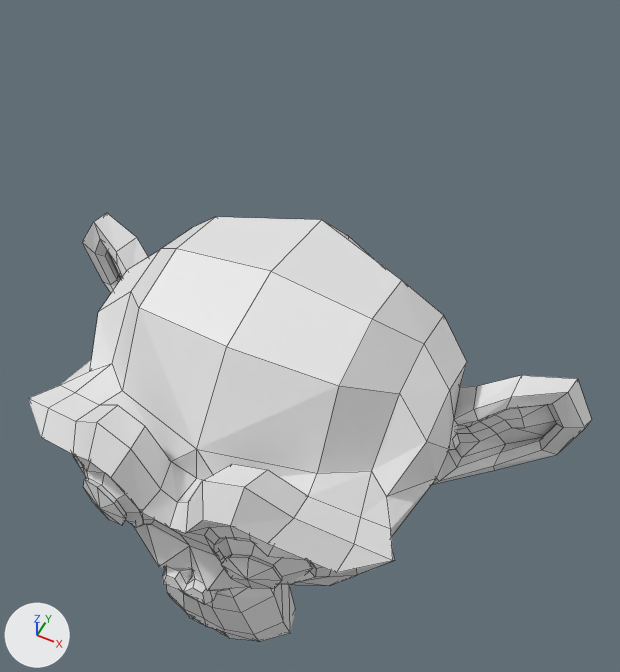
Two versions of the Blender file lattice_create.blend, one commit apart.
The view is the same before and after, from a 50 mm camera at (1.26, -2.1, 3.4) aimed at (0.04, 0.34, 0.35). Arrows for +X, +Y and +Z are at lower left; the lights stay in place. Mesh edges are drawn as thin lines.

The first picture shows 'Suzanne'.
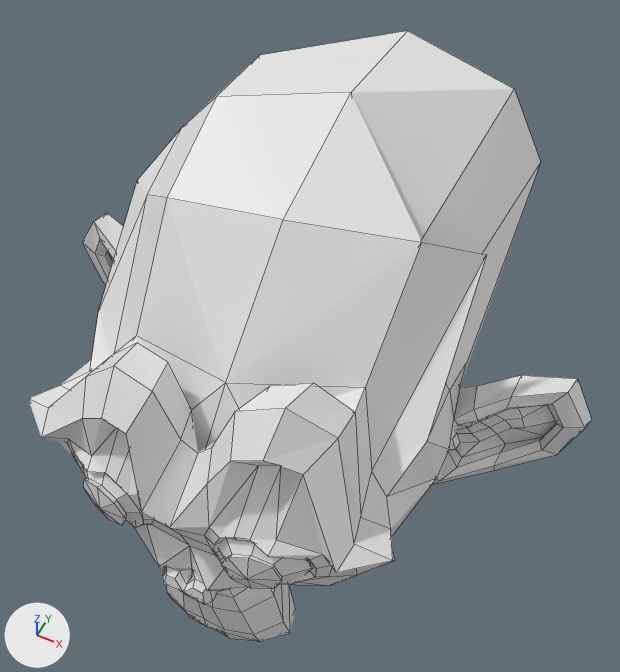
Pixel boxes (x1, y1, x2, y2) of what changed, in the pictures (620 x 672 px):
'Suzanne', modifiers changed (42% taller)
    before: (28, 213, 592, 641)
    after: (28, 31, 592, 641)

What changed in the scene script:
```text
Add lat_mylattice_037:
    lat_mylattice_037 = bpy.data.lattices.new('MyLattice.037')
    lat_mylattice_037.interpolation_type_u = 'KEY_LINEAR'
    lat_mylattice_037.interpolation_type_v = 'KEY_CARDINAL'
    lat_mylattice_037.points.foreach_set('co_deform', [-0.5, -0.5, -0.5, 0.555, -0.384, -0.0871, -0.5, 0.5, -0.5, 0.5, 0.5, -0.5, -0.5, -0.5, 0.5, 0.5, -0.5, 0.5, -0.534, 0.8, 1.411, 0.707, 1.21, 1.327])
Change ob_suzanne:
    add _m = ob_suzanne.modifiers.new('latticetemp', 'LATTICE')
    add _m.object = ob_latticeobject
    add _m.vertex_group = 'tempatticegrp'
Add ob_latticeobject:
    ob_latticeobject = bpy.data.objects.new('LatticeObject', lat_mylattice_037)
    ob_latticeobject.location = (-0.0333, -0.425, 0.636)
    ob_latticeobject.scale = (1.44, 1.7, 0.984)
```
